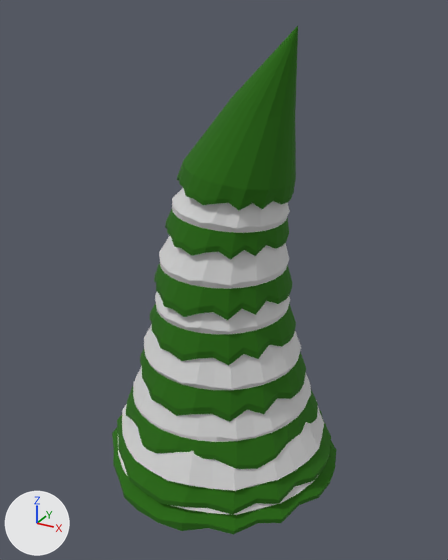
Renders of the FBX model CrueltySquad2/Assets/ART/Models/Nathan/props/trees/snowyTree2.fbx from each side of a commit.
The view is the same before and after, from a camera (50 mm lens) standing at (5.36, -9.65, 9.54) and looking at (0.03, 0.04, 4.7). Every picture has the same lights, and +X, +Y and +Z are marked at lower left. Where no turn or scale is listed for an object, it has been applied to the vertices.

Objects in the first picture: 'SnowyTree2'.
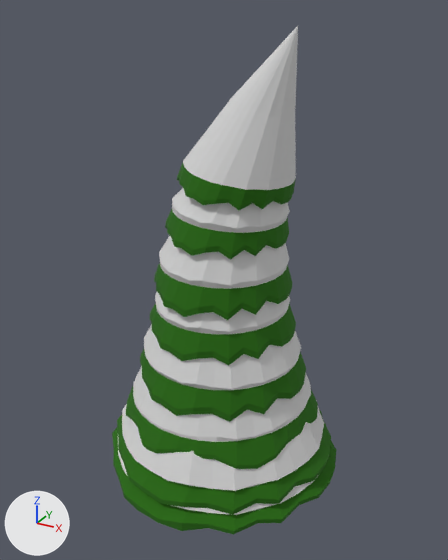
Commit message: snowy tree retexture

Where the change shows, as pixel boxes (x1, y1, x2, y2) in the pictures (448 x 560 px):
part 1 of me_cylinder_002, recoloured (green to grey): (183, 26, 298, 190) in both

The change in detail:
me_cylinder_002 has 1531 vertices, 1330 faces and spans x -2.48..2.49, y -2.48..2.47, z 0.0..9.29.
me_cylinder_002 is used by ob_snowytree2; location (0.0, 0.0, 0.0).
me_cylinder_002 part 1: all 64 faces centred in x -0.16..1.34, y -0.79..0.79, z 7.34..8.55 switch from mat_green (dark green #236800) to mat_snow (light grey #d3d3d3).
